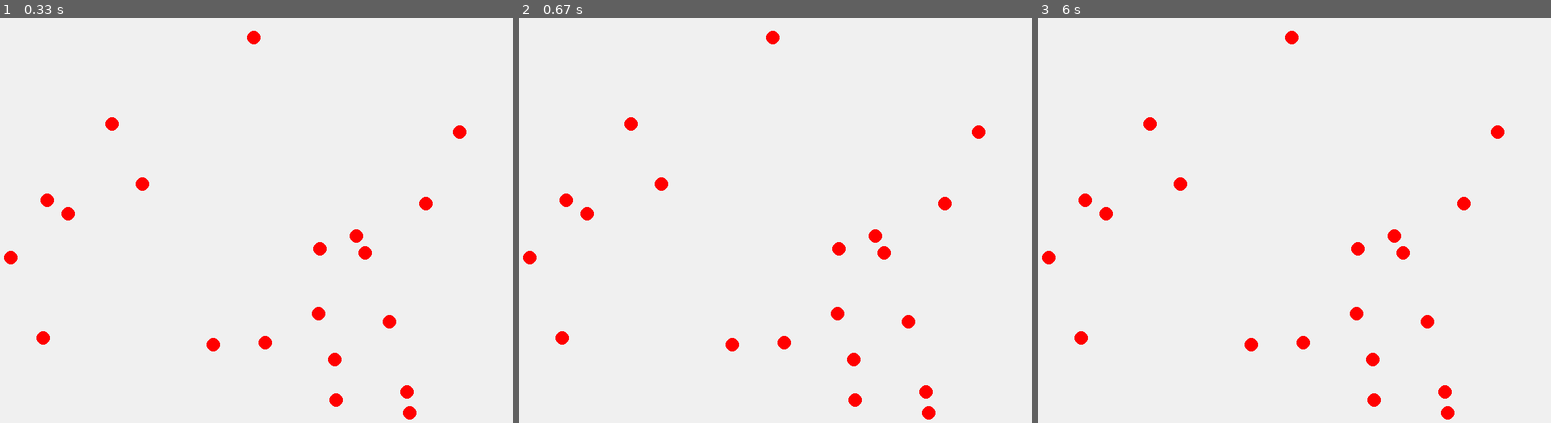
Above: before the commit, frames 1-3 (left to right).
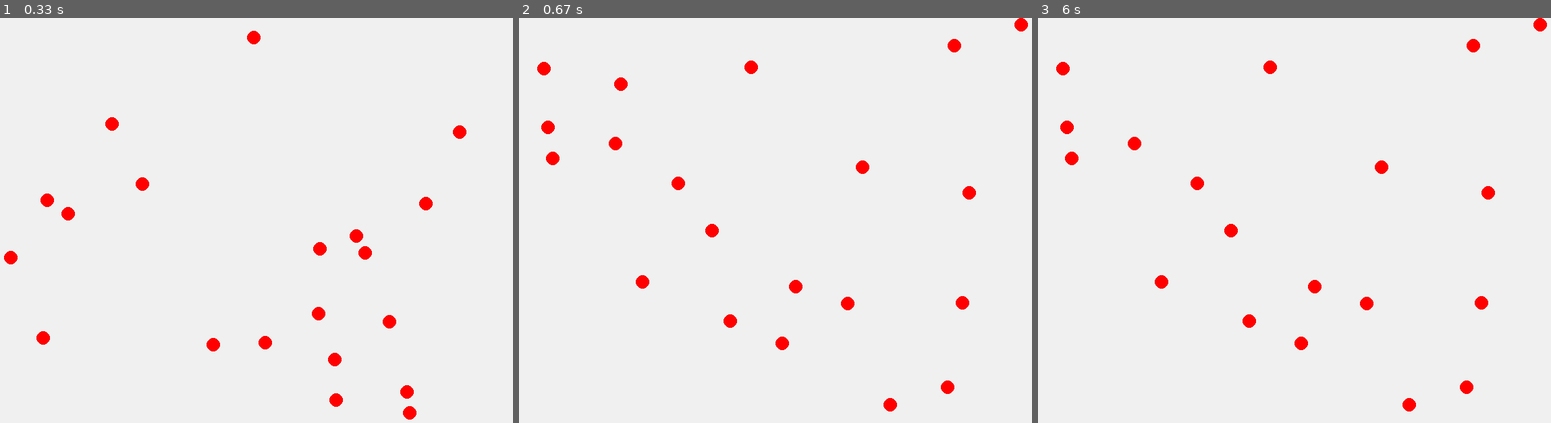
Above: after the commit, the same moments.

Repository: Breezes-messager/PyGame
Game: pygame game, started from Star Sky Click/Star Sky Click.py
Same seed, same stepped clock (60 frames per second), same inputs: the game is played once before the commit and once after it.
Inputs (mouse positions are in pixels of both pictures, inside the frame that each line leads up to):
- Up to frame 1 (0.33 s): no input
- Up to frame 2 (0.67 s): hold R from 0.33 s (still down)
- Up to frame 3 (6 s): release R at 0.8 s; click (1304, 244) at 0.88 s; click (1135, 82) at 5.72 s

Frame 1 is identical in both runs. In frame 2, 2.6% of the frame differs, in the area x 0-100%, y 0-100%; in frame 3, 2.5%.

Commit message:
还未实现分数
Signed-off-by: Breezes-messager <2955940247@qq.com>

Diff:
--- a/Star Sky Click/Star Sky Click.py
+++ b/Star Sky Click/Star Sky Click.py
@@ -12,6 +12,7 @@
 draw_over = False
 circles = []
 min_distance = 20
+draw = False
 
 
 def is_valid_position(new_pos, existing_positions):
@@ -28,12 +29,16 @@
     for event in pygame.event.get():
         if event.type == pygame.QUIT:
             running = False
+        elif event.type == pygame.KEYDOWN:
+            if event.key == pygame.K_r:
+                circles = []
+                draw = False
         elif event.type == pygame.MOUSEBUTTONDOWN:
             mouse_pos = pygame.mouse.get_pos()  # 获取点击位置
             print(mouse_pos)
 
             for i, (x, y) in enumerate(circles):
-                distance = math.sqrt((mouse_pos[0] - x) ** 2 + (mouse_pos[1] - y) **2 )
+                distance = math.sqrt((mouse_pos[0] - x) ** 2 + (mouse_pos[1] - y) ** 2)
                 if distance <= 10:
                     print(f"点击到了第 {i + 1} 个圆圈！")
                     circles.pop(i)  # 移除被点击的圆圈
@@ -41,11 +46,14 @@
 
     # 绘制和逻辑代码
     screen.fill((240, 240, 240))  # 浅灰色背景
-    while len(circles) < 20:
-        new_pos = (random.randint(10, 790), random.randint(10, 590))
-        if is_valid_position(new_pos, circles):
-            circles.append(new_pos)
-
+    while True:
+        if not draw:
+            for i in range(20):
+                new_pos = (random.randint(10, 790), random.randint(10, 590))
+                if is_valid_position(new_pos, circles):
+                    circles.append(new_pos)
+            draw = True
+        break
     # 绘制所有圆圈
     for x, y in circles:
         pygame.draw.circle(screen, (255, 0, 0), (x, y), 10)
